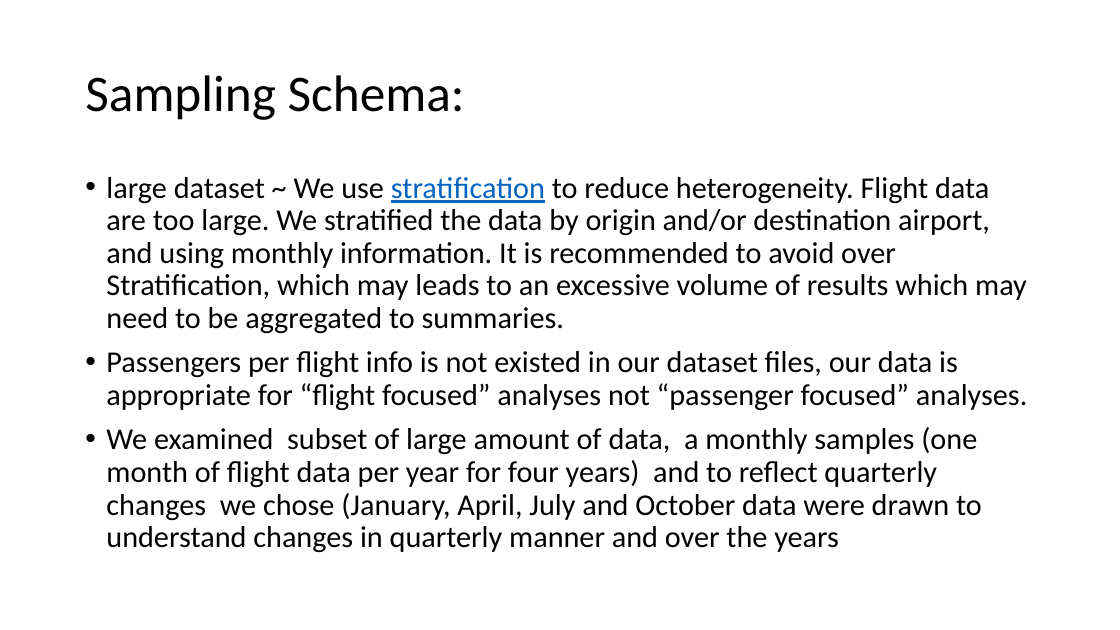
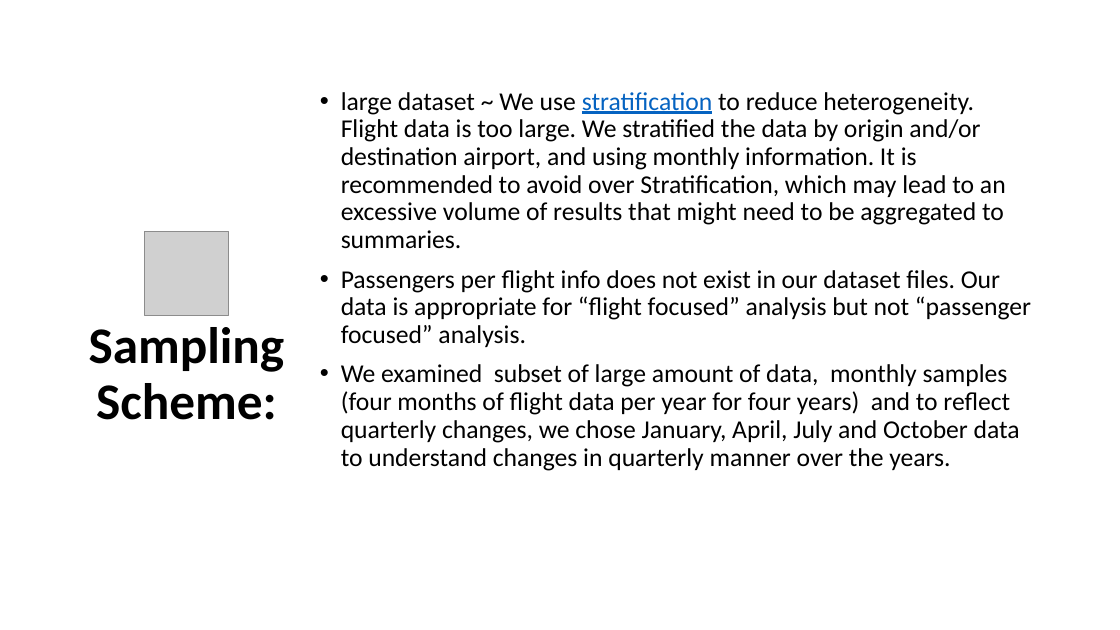
Before and after one commit to Randy0601/GroupProject, a slide deck: slide 4 of Ghassan-P/GroupProject-starbucks.pptx. Drawn at 1120x630 pixels with LibreOffice and Linux fonts; fonts in the diff are those of the drawing; grey boxes stand for pictures. Boxes give left, top, right and bottom in pixels: in the first picture for what was removed or moved away, otherwise in the second. Text is boxed around its words. In the diff, an @@ line names an element or a change of style, - is before the commit and + after.

Commit message:
Formatted presentation

```diff
--- a/Ghassan-P/GroupProject-starbucks.pptx
+++ b/Ghassan-P/GroupProject-starbucks.pptx
@@ text "large dataset ~ We use ..." at (341, 92, 1031, 471): vertical alignment top to middle @@
@@ text at (341, 92, 1031, 471): text changed; size 25.9 to 22 pt @@
-• large dataset ~ We use stratification to reduce heterogeneity. Flight data are too large. We stratified the data by origin and/or destination airport, and using monthly information. It is recommended to avoid over Stratification, which may leads to an excessive volume of results which may need to be aggregated to summaries.
-• Passengers per flight info is not existed in our dataset files, our data is appropriate for “flight focused” analyses not “passenger focused” analyses.
-• We examined subset of large amount of data, a monthly samples (one month of flight data per year for four years) and to reflect quarterly changes we chose (January, April, July and October data were drawn to understand changes in quarterly manner and over the years
+• large dataset ~ We use stratification to reduce heterogeneity. Flight data is too large. We stratified the data by origin and/or destination airport, and using monthly information. It is recommended to avoid over Stratification, which may lead to an excessive volume of results that might need to be aggregated to summaries.
+• Passengers per flight info does not exist in our dataset files. Our data is appropriate for “flight focused” analysis but not “passenger focused” analysis.
+• We examined subset of large amount of data, monthly samples (four months of flight data per year for four years) and to reflect quarterly changes, we chose January, April, July and October data to understand changes in quarterly manner over the years.
@@ picture added at (145, 232, 229, 316) @@
@@ title "Sampling Scheme:" at (89, 327, 285, 420): vertical alignment middle to top @@
@@ title at (89, 327, 285, 420): text changed; bold on @@
-Sampling Schema:
+Sampling Scheme:
```
Also in this commit, not shown: 23 other slides changed, 1 slide added.
